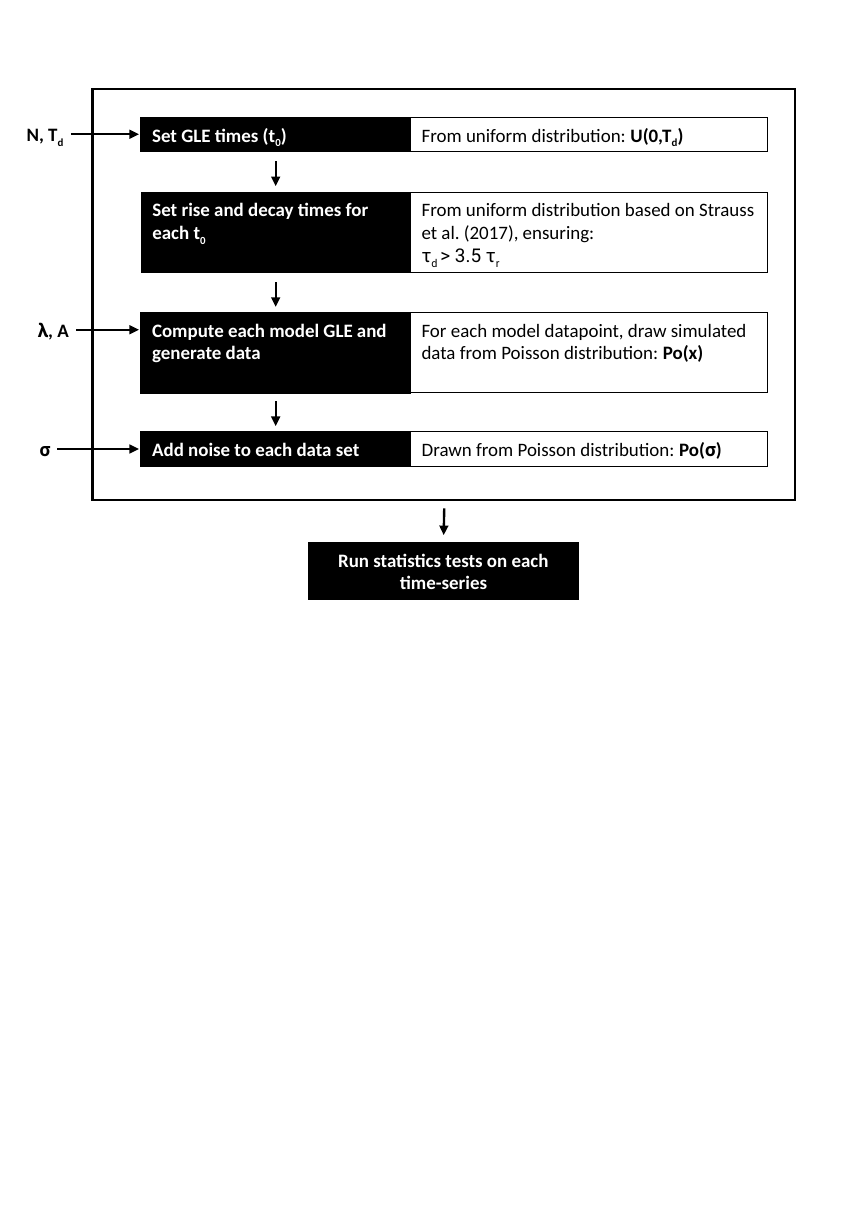
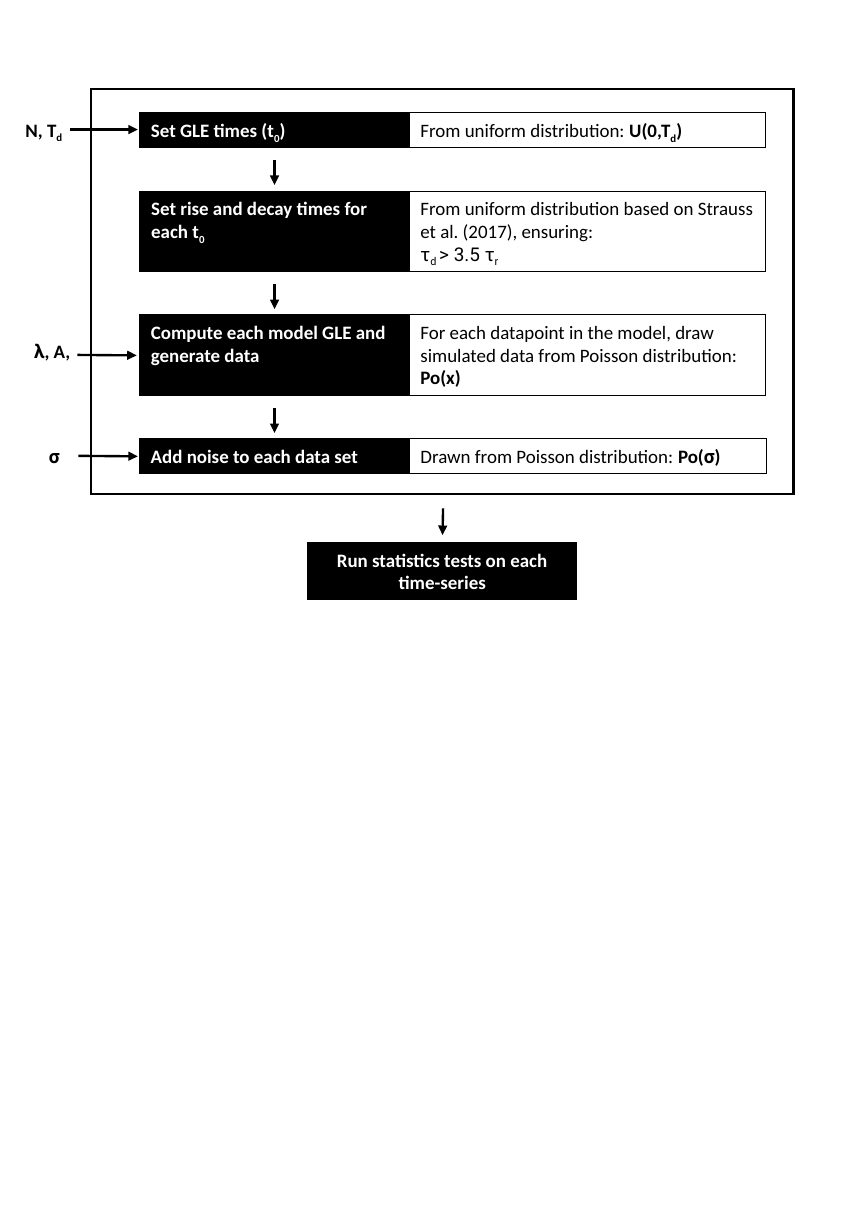
Before and after one commit to exr007/Thesis, a slide deck: slide 2 of Thesis/Appendices/HS14008-GLE-sims/artificial_flow_chart.pptx (slide 1 before the commit). Drawn at 853x1232 pixels with LibreOffice and Linux fonts; fonts in the diff are those of the drawing. Boxes give left, top, right and bottom in pixels: in the first picture for what was removed or moved away, otherwise in the second. Text is boxed around its words. In the diff, an @@ line names an element or a change of style, - is before the commit and + after.

```diff
--- a/Thesis/Appendices/HS14008-GLE-sims/artificial_flow_chart.pptx
+++ b/Thesis/Appendices/HS14008-GLE-sims/artificial_flow_chart.pptx
@@ rectangle: place and size @@
-rectangle at bbox=[92, 89, 794, 499]
+rectangle at bbox=[91, 89, 793, 494]
@@ 2 rectangles, 1 text, 1 arrow: place and size @@
-2 rectangles, 1 text, 1 arrow at bbox=[27, 117, 768, 151]
+2 rectangles, 1 text, 1 arrow at bbox=[25, 113, 767, 147]
@@ text in rectangle at bbox=[420, 326, 737, 387]: text changed @@
-For each model datapoint, draw simulated data from Poisson distribution: Po(x)
+For each datapoint in the model, draw simulated data from Poisson distribution: Po(x)
@@ text at bbox=[34, 343, 71, 361]: text changed @@
-λ, A
+λ, A,
@@ arrow moved from (76, 330) - (139, 330) to (77, 355) - (136, 355) @@
@@ 2 rectangles, 1 arrow: place and size @@
-2 rectangles, 1 arrow at bbox=[141, 401, 768, 466]
+2 rectangles, 1 arrow at bbox=[140, 408, 767, 473]
@@ text "σ": place and size @@
-text "σ" at bbox=[40, 446, 51, 456]
+text "σ" at bbox=[49, 453, 60, 463]
@@ arrow moved from (58, 449) - (139, 449) to (78, 456) - (138, 456) @@
```
Also in this commit, not shown: 1 slide added, 35 other files.
